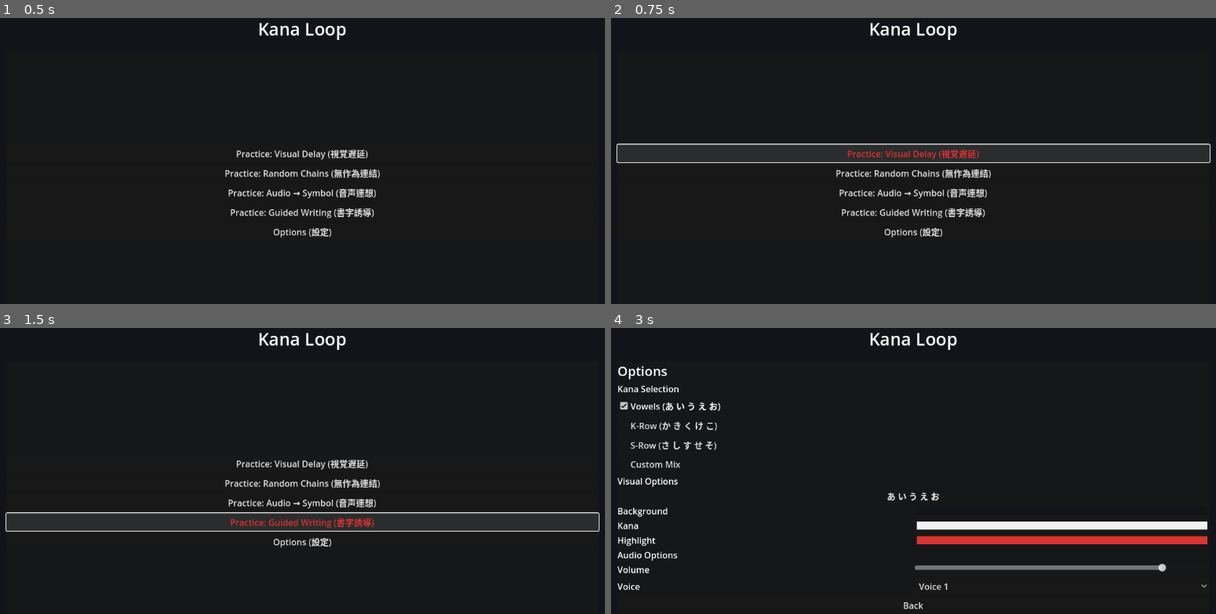
Above: before the commit, frames 1-4 (two rows, left to right).
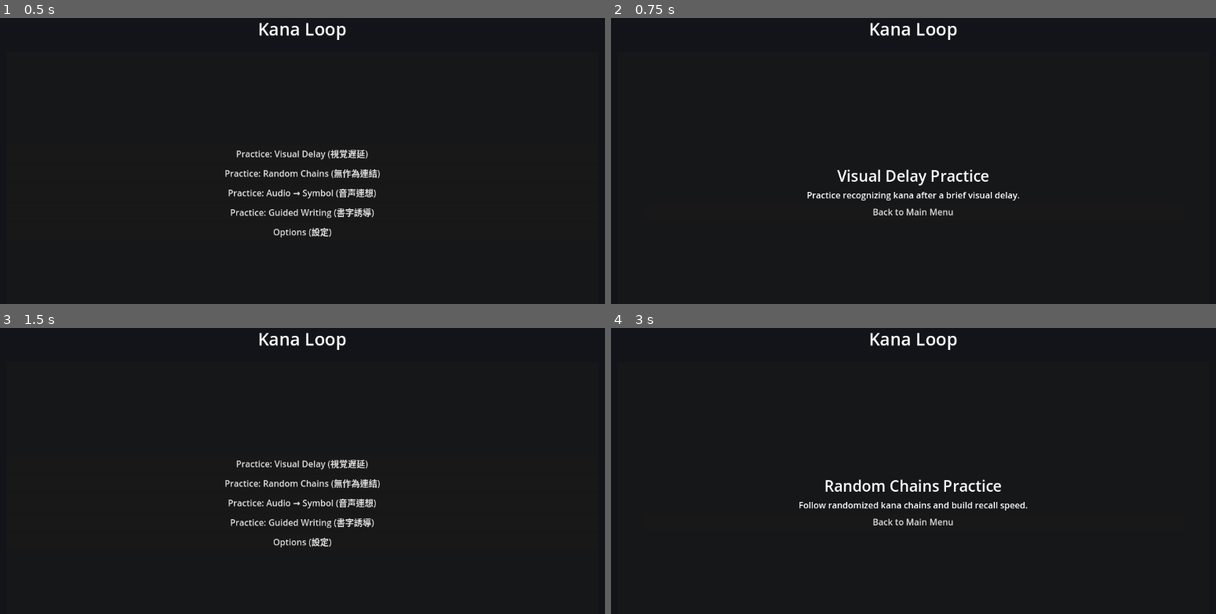
Above: after the commit, the same moments.

Repository: Salty-Scorpon/KanaLoop
Game: Godot game, scene res://KanaLoop.tscn
The game is run twice, just before and just after one commit, with the same random seed, the same clock (stepped at 60 frames per second) and the same inputs.
Inputs (mouse positions are in pixels of both pictures, inside the frame that each line leads up to):
- Up to frame 1 (0.5 s): no input
- Up to frame 2 (0.75 s): click "Practice: Visual Delay (視覚遅延)" at 0.5 s
- Up to frame 3 (1.5 s): click (302, 522) at 1.25 s, where only the run after the commit has a clickable "Back to Main Menu"
- Up to frame 4 (3 s): click "Practice: Random Chains (無作為連…" at 2 s; click (913, 542) at 2.75 s, where only the run before the commit has a clickable "Options (設定)"

Frame 1 is identical in both runs. In frame 2, 3.5% of the frame differs, in the area x 0-100%, y 43-77%; in frame 3, 1.4%; in frame 4, 6.6%, in the area x 1-99%, y 13-99%.

Commit message:
Add practice scenes and menu navigation

Diff:
--- a/kana-loop/KanaLoop.tscn
+++ b/kana-loop/KanaLoop.tscn
@@ -75,6 +75,11 @@
 size_flags_horizontal = 3
 
 [node name="Options" type="Control" parent="MarginContainer/VBoxContainer/PanelContainer/PageContainer"]
+anchor_right = 1.0
+anchor_bottom = 1.0
+visible = false
+
+[node name="PracticeContainer" type="Control" parent="MarginContainer/VBoxContainer/PanelContainer/PageContainer"]
 anchor_right = 1.0
 anchor_bottom = 1.0
 visible = false
--- /dev/null
+++ b/kana-loop/KanaLoop/audio_symbol.gd
@@ -0,0 +1,11 @@
+extends Control
+
+signal back_requested
+
+@onready var back_button: Button = $MarginContainer/VBoxContainer/BackButton
+
+func _ready() -> void:
+	back_button.pressed.connect(_on_back_pressed)
+
+func _on_back_pressed() -> void:
+	back_requested.emit()
--- /dev/null
+++ b/kana-loop/KanaLoop/audio_symbol.tscn
@@ -0,0 +1,36 @@
+[gd_scene load_steps=2 format=4]
+
+[ext_resource type="Script" path="res://KanaLoop/audio_symbol.gd" id="1_b2p1o"]
+
+[node name="AudioSymbol" type="Control"]
+anchor_right = 1.0
+anchor_bottom = 1.0
+script = ExtResource("1_b2p1o")
+
+[node name="MarginContainer" type="MarginContainer" parent="."]
+anchor_right = 1.0
+anchor_bottom = 1.0
+theme_override_constants/margin_left = 48
+theme_override_constants/margin_top = 48
+theme_override_constants/margin_right = 48
+theme_override_constants/margin_bottom = 48
+
+[node name="VBoxContainer" type="VBoxContainer" parent="MarginContainer"]
+anchor_right = 1.0
+anchor_bottom = 1.0
+size_flags_horizontal = 3
+size_flags_vertical = 3
+alignment = 1
+
+[node name="Title" type="Label" parent="MarginContainer/VBoxContainer"]
+text = "Audio → Symbol Practice"
+theme_override_font_sizes/font_size = 28
+horizontal_alignment = 1
+
+[node name="Description" type="Label" parent="MarginContainer/VBoxContainer"]
+text = "Listen to audio prompts and select the matching kana."
+horizontal_alignment = 1
+
+[node name="BackButton" type="Button" parent="MarginContainer/VBoxContainer"]
+text = "Back to Main Menu"
+size_flags_horizontal = 3
--- /dev/null
+++ b/kana-loop/KanaLoop/guided_writing.gd
@@ -0,0 +1,11 @@
+extends Control
+
+signal back_requested
+
+@onready var back_button: Button = $MarginContainer/VBoxContainer/BackButton
+
+func _ready() -> void:
+	back_button.pressed.connect(_on_back_pressed)
+
+func _on_back_pressed() -> void:
+	back_requested.emit()
--- /dev/null
+++ b/kana-loop/KanaLoop/guided_writing.tscn
@@ -0,0 +1,36 @@
+[gd_scene load_steps=2 format=4]
+
+[ext_resource type="Script" path="res://KanaLoop/guided_writing.gd" id="1_02qph"]
+
+[node name="GuidedWriting" type="Control"]
+anchor_right = 1.0
+anchor_bottom = 1.0
+script = ExtResource("1_02qph")
+
+[node name="MarginContainer" type="MarginContainer" parent="."]
+anchor_right = 1.0
+anchor_bottom = 1.0
+theme_override_constants/margin_left = 48
+theme_override_constants/margin_top = 48
+theme_override_constants/margin_right = 48
+theme_override_constants/margin_bottom = 48
+
+[node name="VBoxContainer" type="VBoxContainer" parent="MarginContainer"]
+anchor_right = 1.0
+anchor_bottom = 1.0
+size_flags_horizontal = 3
+size_flags_vertical = 3
+alignment = 1
+
+[node name="Title" type="Label" parent="MarginContainer/VBoxContainer"]
+text = "Guided Writing Practice"
+theme_override_font_sizes/font_size = 28
+horizontal_alignment = 1
+
+[node name="Description" type="Label" parent="MarginContainer/VBoxContainer"]
+text = "Trace guided kana strokes with visual cues."
+horizontal_alignment = 1
+
+[node name="BackButton" type="Button" parent="MarginContainer/VBoxContainer"]
+text = "Back to Main Menu"
+size_flags_horizontal = 3
--- a/kana-loop/KanaLoop/kana_loop_menu.gd
+++ b/kana-loop/KanaLoop/kana_loop_menu.gd
@@ -4,6 +4,12 @@
 @onready var options_menu: Control = $MarginContainer/VBoxContainer/PanelContainer/PageContainer/Options
 @onready var options_button: Button = $MarginContainer/VBoxContainer/PanelContainer/PageContainer/MainMenu/Menu/OptionsButton
 @onready var back_button: Button = $MarginContainer/VBoxContainer/PanelContainer/PageContainer/Options/ScrollContainer/OptionsLayout/BackButton
+@onready var practice_container: Control = $MarginContainer/VBoxContainer/PanelContainer/PageContainer/PracticeContainer
+
+@onready var practice_visual_delay_button: Button = $MarginContainer/VBoxContainer/PanelContainer/PageContainer/MainMenu/Menu/PracticeVisualDelay
+@onready var practice_random_chains_button: Button = $MarginContainer/VBoxContainer/PanelContainer/PageContainer/MainMenu/Menu/PracticeRandomChains
+@onready var practice_audio_symbol_button: Button = $MarginContainer/VBoxContainer/PanelContainer/PageContainer/MainMenu/Menu/PracticeAudioSymbol
+@onready var practice_guided_writing_button: Button = $MarginContainer/VBoxContainer/PanelContainer/PageContainer/MainMenu/Menu/PracticeGuidedWriting
 
 @onready var vowels_toggle: CheckBox = $MarginContainer/VBoxContainer/PanelContainer/PageContainer/Options/ScrollContainer/OptionsLayout/KanaSelection/RowToggles/VowelsCheckBox
 @onready var k_row_toggle: CheckBox = $MarginContainer/VBoxContainer/PanelContainer/PageContainer/Options/ScrollContainer/OptionsLayout/KanaSelection/RowToggles/KRowCheckBox
@@ -22,9 +28,18 @@
 
 var selected_kana: Array[String] = []
 
+const VISUAL_DELAY_SCENE := preload("res://KanaLoop/visual_delay.tscn")
+const RANDOM_CHAINS_SCENE := preload("res://KanaLoop/random_chains.tscn")
+const AUDIO_SYMBOL_SCENE := preload("res://KanaLoop/audio_symbol.tscn")
+const GUIDED_WRITING_SCENE := preload("res://KanaLoop/guided_writing.tscn")
+
 func _ready() -> void:
 	options_button.pressed.connect(_show_options)
 	back_button.pressed.connect(_show_main)
+	practice_visual_delay_button.pressed.connect(_on_practice_visual_delay)
+	practice_random_chains_button.pressed.connect(_on_practice_random_chains)
+	practice_audio_symbol_button.pressed.connect(_on_practice_audio_symbol)
+	practice_guided_writing_button.pressed.connect(_on_practice_guided_writing)
 
 	vowels_toggle.toggled.connect(_on_row_toggle)
 	k_row_toggle.toggled.connect(_on_row_toggle)
@@ -52,12 +67,16 @@
 	_on_kana_color_changed(kana_picker.color)
 
 func _show_options() -> void:
+	_clear_practice_scene()
 	main_menu.visible = false
 	options_menu.visible = true
+	practice_container.visible = false
 
 func _show_main() -> void:
+	_clear_practice_scene()
 	main_menu.visible = true
 	options_menu.visible = false
+	practice_container.visible = false
 
 func _on_row_toggle(_pressed: bool) -> void:
 	if custom_mix_toggle.button_pressed:
@@ -132,3 +151,33 @@
 
 func _on_volume_changed(value: float) -> void:
 	AudioServer.set_bus_volume_db(0, linear_to_db(value))
+
+func _on_practice_visual_delay() -> void:
+	_open_practice_scene(VISUAL_DELAY_SCENE)
+
+func _on_practice_random_chains() -> void:
+	_open_practice_scene(RANDOM_CHAINS_SCENE)
+
+func _on_practice_audio_symbol() -> void:
+	_open_practice_scene(AUDIO_SYMBOL_SCENE)
+
+func _on_practice_guided_writing() -> void:
+	_open_practice_scene(GUIDED_WRITING_SCENE)
+
+func _open_practice_scene(scene: PackedScene) -> void:
+	_clear_practice_scene()
+	main_menu.visible = false
+	options_menu.visible = false
+	practice_container.visible = true
+
+	var practice_instance := scene.instantiate()
+	if practice_instance.has_signal("back_requested"):
+		practice_instance.back_requested.connect(_on_practice_back_requested)
+	practice_container.add_child(practice_instance)
+
+func _clear_practice_scene() -> void:
+	for child in practice_container.get_children():
+		child.queue_free()
+
+func _on_practice_back_requested() -> void:
+	_show_main()
--- /dev/null
+++ b/kana-loop/KanaLoop/random_chains.gd
@@ -0,0 +1,11 @@
+extends Control
+
+signal back_requested
+
+@onready var back_button: Button = $MarginContainer/VBoxContainer/BackButton
+
+func _ready() -> void:
+	back_button.pressed.connect(_on_back_pressed)
+
+func _on_back_pressed() -> void:
+	back_requested.emit()
--- /dev/null
+++ b/kana-loop/KanaLoop/random_chains.tscn
@@ -0,0 +1,36 @@
+[gd_scene load_steps=2 format=4]
+
+[ext_resource type="Script" path="res://KanaLoop/random_chains.gd" id="1_h8m8n"]
+
+[node name="RandomChains" type="Control"]
+anchor_right = 1.0
+anchor_bottom = 1.0
+script = ExtResource("1_h8m8n")
+
+[node name="MarginContainer" type="MarginContainer" parent="."]
+anchor_right = 1.0
+anchor_bottom = 1.0
+theme_override_constants/margin_left = 48
+theme_override_constants/margin_top = 48
+theme_override_constants/margin_right = 48
+theme_override_constants/margin_bottom = 48
+
+[node name="VBoxContainer" type="VBoxContainer" parent="MarginContainer"]
+anchor_right = 1.0
+anchor_bottom = 1.0
+size_flags_horizontal = 3
+size_flags_vertical = 3
+alignment = 1
+
+[node name="Title" type="Label" parent="MarginContainer/VBoxContainer"]
+text = "Random Chains Practice"
+theme_override_font_sizes/font_size = 28
+horizontal_alignment = 1
+
+[node name="Description" type="Label" parent="MarginContainer/VBoxContainer"]
+text = "Follow randomized kana chains and build recall speed."
+horizontal_alignment = 1
+
+[node name="BackButton" type="Button" parent="MarginContainer/VBoxContainer"]
+text = "Back to Main Menu"
+size_flags_horizontal = 3
--- /dev/null
+++ b/kana-loop/KanaLoop/visual_delay.gd
@@ -0,0 +1,11 @@
+extends Control
+
+signal back_requested
+
+@onready var back_button: Button = $MarginContainer/VBoxContainer/BackButton
+
+func _ready() -> void:
+	back_button.pressed.connect(_on_back_pressed)
+
+func _on_back_pressed() -> void:
+	back_requested.emit()
--- /dev/null
+++ b/kana-loop/KanaLoop/visual_delay.tscn
@@ -0,0 +1,36 @@
+[gd_scene load_steps=2 format=4]
+
+[ext_resource type="Script" path="res://KanaLoop/visual_delay.gd" id="1_2f4au"]
+
+[node name="VisualDelay" type="Control"]
+anchor_right = 1.0
+anchor_bottom = 1.0
+script = ExtResource("1_2f4au")
+
+[node name="MarginContainer" type="MarginContainer" parent="."]
+anchor_right = 1.0
+anchor_bottom = 1.0
+theme_override_constants/margin_left = 48
+theme_override_constants/margin_top = 48
+theme_override_constants/margin_right = 48
+theme_override_constants/margin_bottom = 48
+
+[node name="VBoxContainer" type="VBoxContainer" parent="MarginContainer"]
+anchor_right = 1.0
+anchor_bottom = 1.0
+size_flags_horizontal = 3
+size_flags_vertical = 3
+alignment = 1
+
+[node name="Title" type="Label" parent="MarginContainer/VBoxContainer"]
+text = "Visual Delay Practice"
+theme_override_font_sizes/font_size = 28
+horizontal_alignment = 1
+
+[node name="Description" type="Label" parent="MarginContainer/VBoxContainer"]
+text = "Practice recognizing kana after a brief visual delay."
+horizontal_alignment = 1
+
+[node name="BackButton" type="Button" parent="MarginContainer/VBoxContainer"]
+text = "Back to Main Menu"
+size_flags_horizontal = 3
